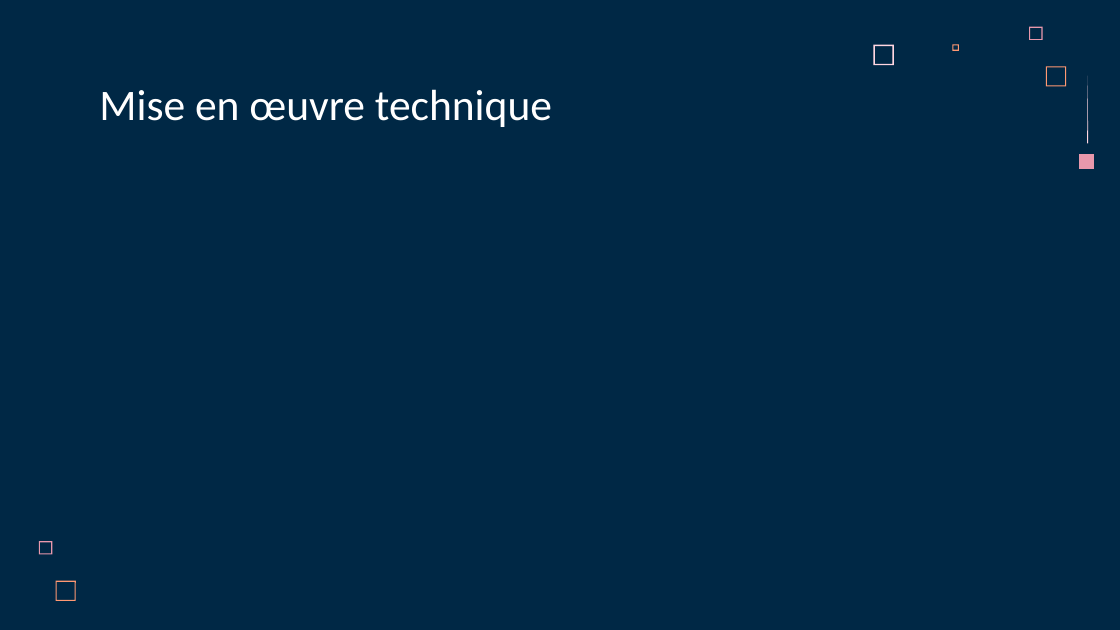
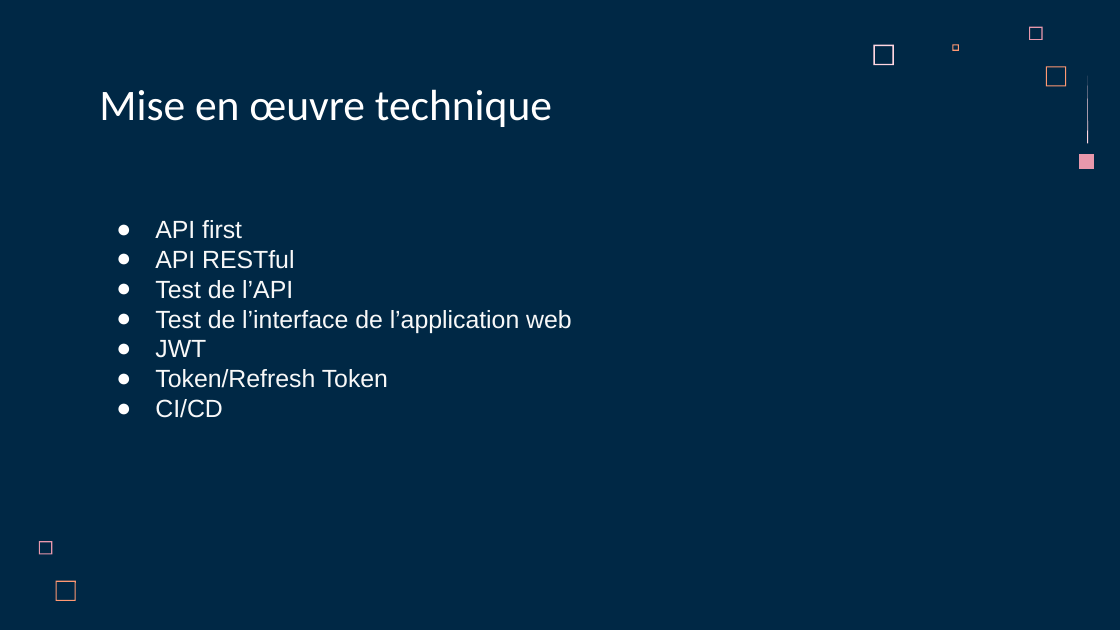
Before and after one commit to LoicSERRE/Projet-annuel-BUT3, a slide deck: slide 10 of Revue de projet/Diapo revue de projet.pptx (slide 11 before the commit). Drawn at 1120x630 pixels with LibreOffice and Linux fonts; fonts in the diff are those of the drawing. Boxes give left, top, right and bottom in pixels: in the first picture for what was removed or moved away, otherwise in the second. Text is boxed around its words. In the diff, an @@ line names an element or a change of style, - is before the commit and + after.

```diff
--- a/Revue de projet/Diapo revue de projet.pptx
+++ b/Revue de projet/Diapo revue de projet.pptx
@@ subtitle added at (155,220,572,418), 16 pt, text #F8F8F8 @@
+● API first
+● API RESTful
+● Test de l’API
+● Test de l’interface de l’application web
+● JWT
+● Token/Refresh Token
+● CI/CD
```
Also in this commit, not shown: 4 other slides changed, 5 slides added, 3 slides removed.
